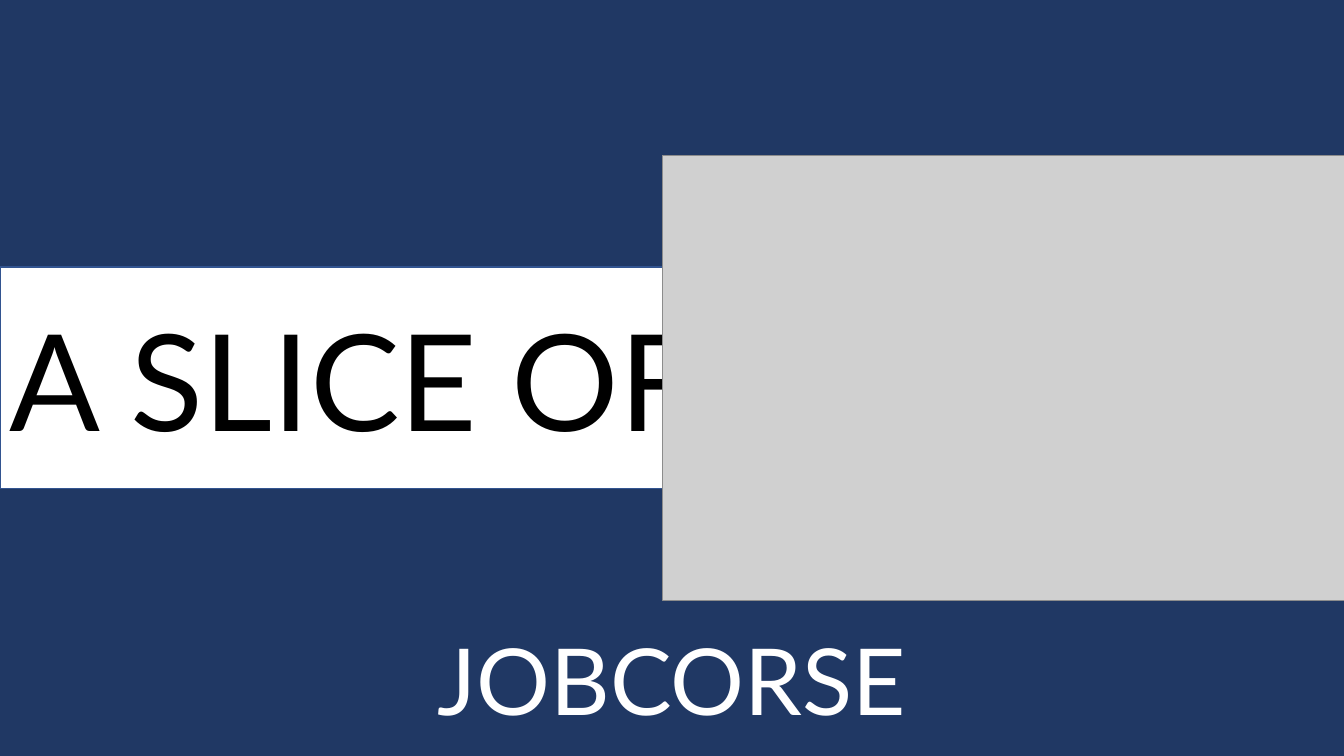
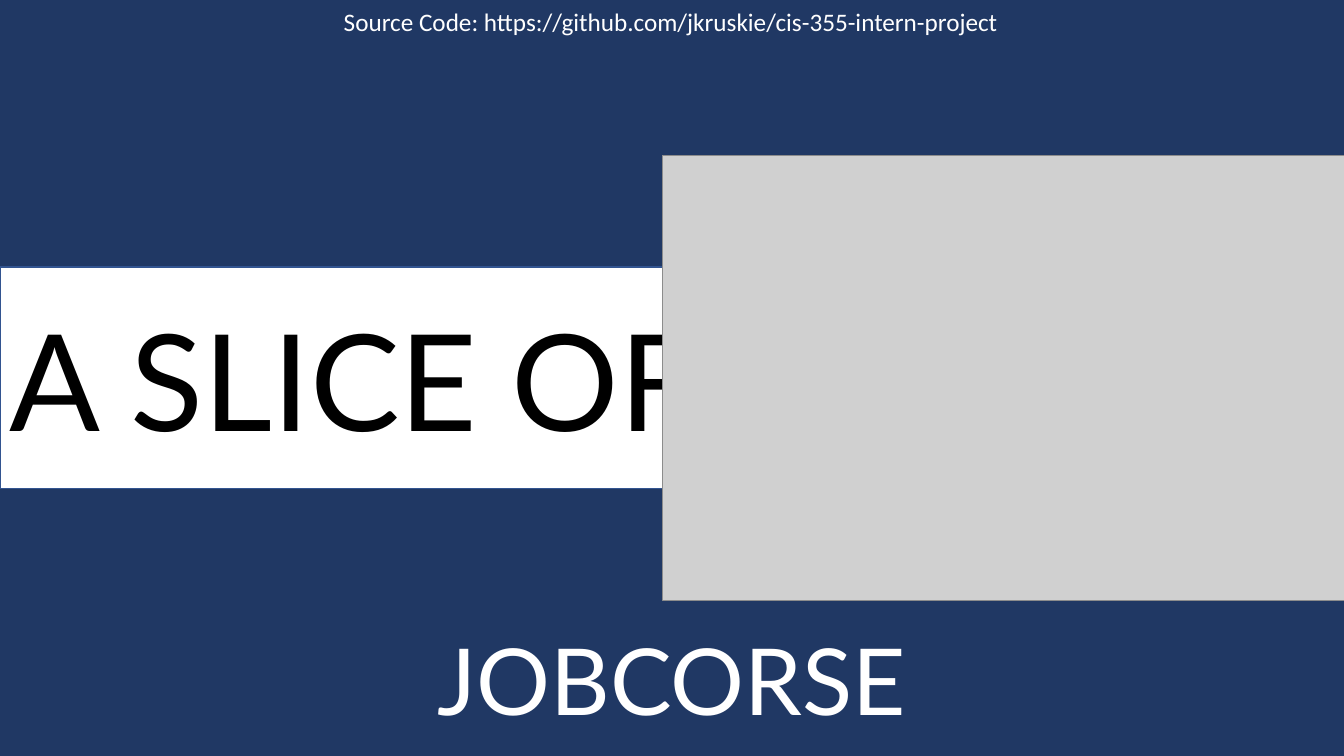
Before and after one commit to jkruskie/cis-355-intern-project, a slide deck: slide 1 of PowerPoint/JobCorse - CakePHP.pptx. Drawn at 1344x756 pixels with LibreOffice and Linux fonts; fonts in the diff are those of the drawing; grey boxes stand for pictures. Boxes give left, top, right and bottom in pixels: in the first picture for what was removed or moved away, otherwise in the second. Text is boxed around its words. In the diff, an @@ line names an element or a change of style, - is before the commit and + after.

Commit message:
Update PPT

```diff
--- a/PowerPoint/JobCorse - CakePHP.pptx
+++ b/PowerPoint/JobCorse - CakePHP.pptx
@@ text added at [344,13,997,36], 18 pt, text #FFFFFF @@
+Source Code: https://github.com/jkruskie/cis-355-intern-project
```
Also in this commit, not shown: 5 slides added.
